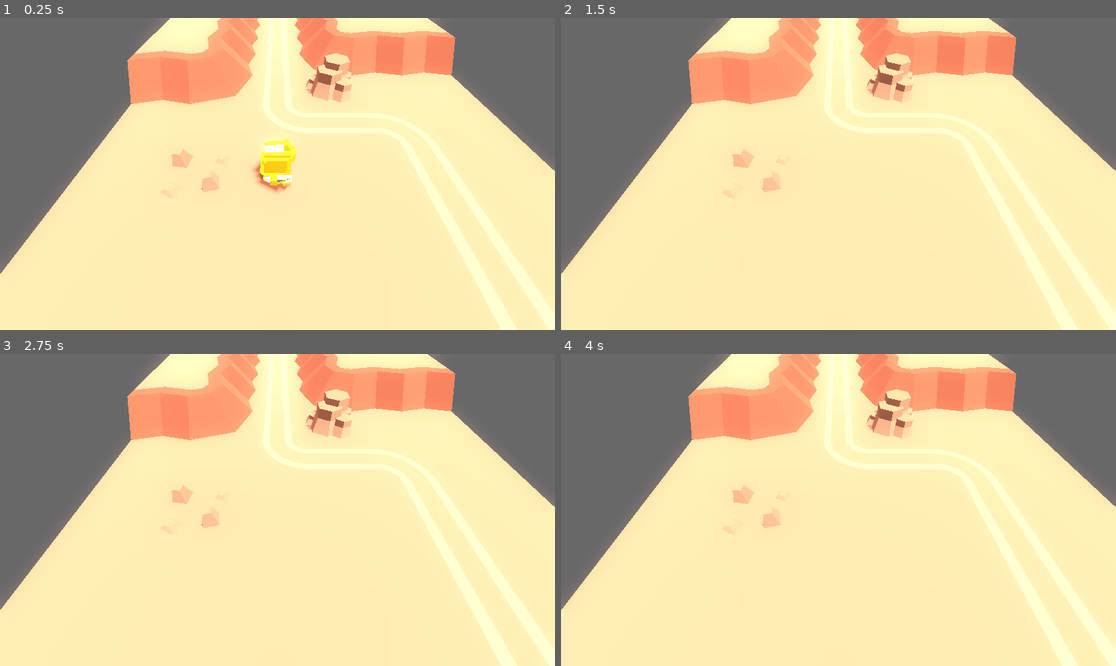
Above: before the commit, frames 1-4 (two rows, left to right).
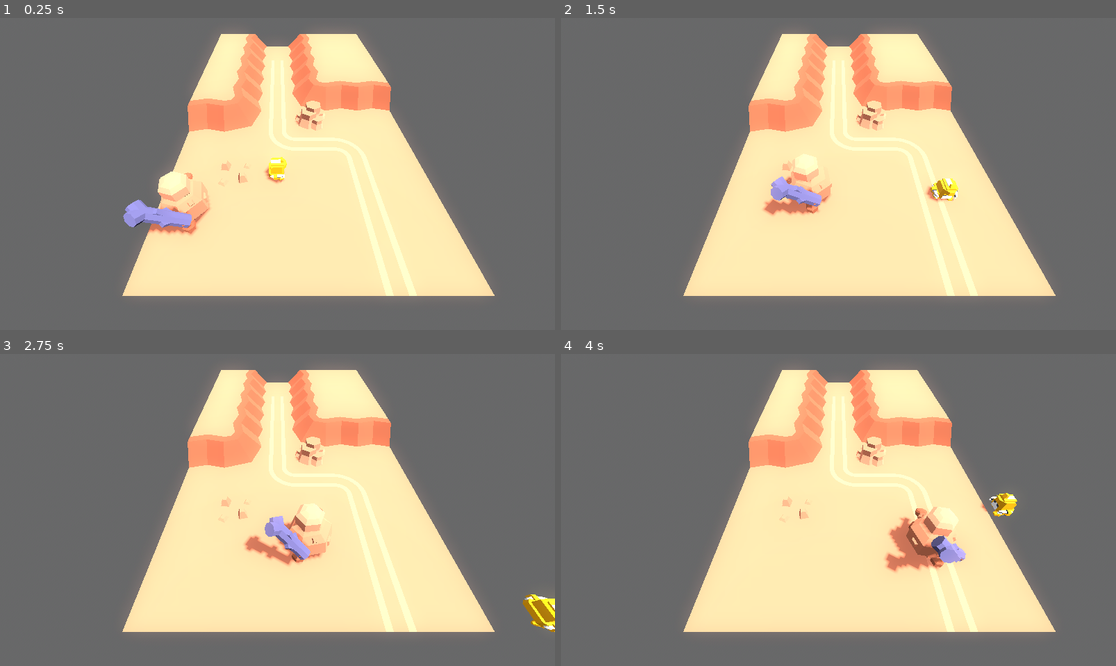
Above: after the commit, the same moments.

Repository: DreadBoy/children-of-the-parapet
Game: Godot game, scene res://scenes/test_scene.tscn
Same seed, same stepped clock (60 frames per second), same inputs: the game is played once before the commit and once after it.
Inputs:
- Up to frame 1 (0.25 s): no input
- Up to frame 2 (1.5 s): hold D (move_right) 0.53-1.28 s; hold S (move_down) from 1.28 s (still down)
- Up to frame 3 (2.75 s): release S (move_down) at 2.03 s; hold D (move_right) from 2.03 s (still down)
- Up to frame 4 (4 s): release D (move_right) at 2.78 s; hold W (move_up) 2.78-3.53 s; hold A (move_left) from 3.53 s (still down)

The runs differ from the first frame. In frame 1, 54% of the frame differs, in the area x 0-100%, y 0-100%; in frame 2, 54%; in frame 3, 54%; in frame 4, 54%.

Commit message:
Create model, animations and logic for boss 1

Diff:
--- /dev/null
+++ b/boss-1/boss-1-animated.tscn
@@ -0,0 +1,272 @@
+[gd_scene load_steps=18 format=3 uid="uid://sjgwdfki5mkk"]
+
+[ext_resource type="PackedScene" uid="uid://djy72h0pdkkau" path="res://boss-1/boss-1.glb" id="1_6h4u2"]
+
+[sub_resource type="Animation" id="Animation_xyfr1"]
+length = 0.001
+tracks/0/type = "value"
+tracks/0/imported = false
+tracks/0/enabled = true
+tracks/0/path = NodePath("meteor_detailed:position")
+tracks/0/interp = 1
+tracks/0/loop_wrap = true
+tracks/0/keys = {
+"times": PackedFloat32Array(0),
+"transitions": PackedFloat32Array(1),
+"update": 0,
+"values": [Vector3(1.11759e-08, 0.05, 0)]
+}
+tracks/1/type = "value"
+tracks/1/imported = false
+tracks/1/enabled = true
+tracks/1/path = NodePath("meteor_detailed:rotation")
+tracks/1/interp = 1
+tracks/1/loop_wrap = true
+tracks/1/keys = {
+"times": PackedFloat32Array(0),
+"transitions": PackedFloat32Array(1),
+"update": 0,
+"values": [Vector3(0, 0, 0)]
+}
+tracks/2/type = "value"
+tracks/2/imported = false
+tracks/2/enabled = true
+tracks/2/path = NodePath("meteor3:position")
+tracks/2/interp = 1
+tracks/2/loop_wrap = true
+tracks/2/keys = {
+"times": PackedFloat32Array(0),
+"transitions": PackedFloat32Array(1),
+"update": 0,
+"values": [Vector3(1.19209e-07, 0.65, 0)]
+}
+tracks/3/type = "value"
+tracks/3/imported = false
+tracks/3/enabled = true
+tracks/3/path = NodePath("meteor4:position")
+tracks/3/interp = 1
+tracks/3/loop_wrap = true
+tracks/3/keys = {
+"times": PackedFloat32Array(0),
+"transitions": PackedFloat32Array(1),
+"update": 0,
+"values": [Vector3(-0.45, 0.4, -0.07)]
+}
+tracks/4/type = "value"
+tracks/4/imported = false
+tracks/4/enabled = true
+tracks/4/path = NodePath("meteor5:position")
+tracks/4/interp = 1
+tracks/4/loop_wrap = true
+tracks/4/keys = {
+"times": PackedFloat32Array(0),
+"transitions": PackedFloat32Array(1),
+"update": 0,
+"values": [Vector3(0.55, 0.5, -0.07)]
+}
+tracks/5/type = "value"
+tracks/5/imported = false
+tracks/5/enabled = true
+tracks/5/path = NodePath("boss-1-club:position")
+tracks/5/interp = 1
+tracks/5/loop_wrap = true
+tracks/5/keys = {
+"times": PackedFloat32Array(0),
+"transitions": PackedFloat32Array(1),
+"update": 0,
+"values": [Vector3(0.535941, 0.60606, -0.0586393)]
+}
+tracks/6/type = "value"
+tracks/6/imported = false
+tracks/6/enabled = true
+tracks/6/path = NodePath("boss-1-club:rotation")
+tracks/6/interp = 1
+tracks/6/loop_wrap = true
+tracks/6/keys = {
+"times": PackedFloat32Array(0),
+"transitions": PackedFloat32Array(1),
+"update": 0,
+"values": [Vector3(0.785398, -1.35712e-07, -2.49761e-07)]
+}
+
+[sub_resource type="Animation" id="Animation_kns51"]
+resource_name = "walk"
+length = 2.0
+loop_mode = 1
+tracks/0/type = "value"
+tracks/0/imported = false
+tracks/0/enabled = true
+tracks/0/path = NodePath("meteor_detailed:position")
+tracks/0/interp = 1
+tracks/0/loop_wrap = true
+tracks/0/keys = {
+"times": PackedFloat32Array(0, 0.4, 1.3),
+"transitions": PackedFloat32Array(1, 1, 1),
+"update": 0,
+"values": [Vector3(1.11759e-08, 0.05, 0), Vector3(0, 0.03, 0), Vector3(1.11759e-08, 0.05, 0)]
+}
+tracks/1/type = "value"
+tracks/1/imported = false
+tracks/1/enabled = true
+tracks/1/path = NodePath("meteor3:position")
+tracks/1/interp = 1
+tracks/1/loop_wrap = true
+tracks/1/keys = {
+"times": PackedFloat32Array(0, 0.6, 1.5),
+"transitions": PackedFloat32Array(1, 1, 1),
+"update": 0,
+"values": [Vector3(1.19209e-07, 0.65, 0), Vector3(0, 0.63, 0), Vector3(1.19209e-07, 0.65, 0)]
+}
+tracks/2/type = "value"
+tracks/2/imported = false
+tracks/2/enabled = true
+tracks/2/path = NodePath("meteor4:position")
+tracks/2/interp = 1
+tracks/2/loop_wrap = true
+tracks/2/keys = {
+"times": PackedFloat32Array(0, 0.6, 1.5),
+"transitions": PackedFloat32Array(1, 1, 1),
+"update": 0,
+"values": [Vector3(-0.45, 0.4, -0.07), Vector3(-0.45, 0.38, -0.07), Vector3(-0.45, 0.4, -0.07)]
+}
+tracks/3/type = "value"
+tracks/3/imported = false
+tracks/3/enabled = true
+tracks/3/path = NodePath("meteor5:position")
+tracks/3/interp = 1
+tracks/3/loop_wrap = true
+tracks/3/keys = {
+"times": PackedFloat32Array(0, 0.6, 1.5),
+"transitions": PackedFloat32Array(1, 1, 1),
+"update": 0,
+"values": [Vector3(0.55, 0.5, -0.07), Vector3(0.55, 0.48, -0.07), Vector3(0.55, 0.5, -0.07)]
+}
+tracks/4/type = "value"
+tracks/4/imported = false
+tracks/4/enabled = true
+tracks/4/path = NodePath("boss-1-club:position")
+tracks/4/interp = 1
+tracks/4/loop_wrap = true
+tracks/4/keys = {
+"times": PackedFloat32Array(0, 0.6, 1.5),
+"transitions": PackedFloat32Array(1, 1, 1),
+"update": 0,
+"values": [Vector3(0.535941, 0.60606, -0.0586393), Vector3(0.536, 0.586, -0.059), Vector3(0.535941, 0.60606, -0.0586393)]
+}
+
+[sub_resource type="Animation" id="Animation_08s4i"]
+resource_name = "idle"
+length = 2.0
+loop_mode = 1
+tracks/0/type = "value"
+tracks/0/imported = false
+tracks/0/enabled = true
+tracks/0/path = NodePath("meteor_detailed:position")
+tracks/0/interp = 1
+tracks/0/loop_wrap = true
+tracks/0/keys = {
+"times": PackedFloat32Array(0, 0.6, 1.2, 1.7, 2),
+"transitions": PackedFloat32Array(1, 1, 1, 1, 1),
+"update": 0,
+"values": [Vector3(1.11759e-08, 0.05, 0), Vector3(1.11759e-08, 0.0228508, -0.153073), Vector3(1.11759e-08, 0.00953495, -0.063252), Vector3(1.11759e-08, -0.00534118, 0), Vector3(1.11759e-08, 0.05, 0)]
+}
+tracks/1/type = "value"
+tracks/1/imported = false
+tracks/1/enabled = true
+tracks/1/path = NodePath("meteor_detailed:rotation")
+tracks/1/interp = 1
+tracks/1/loop_wrap = true
+tracks/1/keys = {
+"times": PackedFloat32Array(0, 0.6, 1.2, 1.7, 2),
+"transitions": PackedFloat32Array(1, 1, 1, 1, 1),
+"update": 0,
+"values": [Vector3(0, 0, 0), Vector3(0.261799, 0, 0), Vector3(-0.0841772, 0, 0), Vector3(0, 0, 0), Vector3(0, 0, 0)]
+}
+
+[sub_resource type="Animation" id="Animation_x1e3t"]
+resource_name = "attack"
+length = 2.0
+tracks/0/type = "value"
+tracks/0/imported = false
+tracks/0/enabled = true
+tracks/0/path = NodePath("boss-1-club:rotation")
+tracks/0/interp = 1
+tracks/0/loop_wrap = true
+tracks/0/keys = {
+"times": PackedFloat32Array(0, 1, 1.2, 2),
+"transitions": PackedFloat32Array(1, 1, 1, 1),
+"update": 0,
+"values": [Vector3(0.785398, -1.35712e-07, -2.49761e-07), Vector3(1.5708, 0, 0), Vector3(-2.26893, 0, 0), Vector3(0.785398, -1.35712e-07, -2.49761e-07)]
+}
+
+[sub_resource type="AnimationLibrary" id="AnimationLibrary_aqjba"]
+_data = {
+"RESET": SubResource("Animation_xyfr1"),
+"attack": SubResource("Animation_x1e3t"),
+"idle": SubResource("Animation_kns51"),
+"walk": SubResource("Animation_08s4i")
+}
+
+[sub_resource type="AnimationNodeAnimation" id="AnimationNodeAnimation_4hvee"]
+animation = &"attack"
+
+[sub_resource type="AnimationNodeAnimation" id="AnimationNodeAnimation_e5fif"]
+animation = &"idle"
+
+[sub_resource type="AnimationNodeAnimation" id="AnimationNodeAnimation_lwyau"]
+animation = &"walk"
+
+[sub_resource type="AnimationNodeStateMachineTransition" id="AnimationNodeStateMachineTransition_p0cmf"]
+advance_mode = 2
+
+[sub_resource type="AnimationNodeStateMachineTransition" id="AnimationNodeStateMachineTransition_t6f0u"]
+
+[sub_resource type="AnimationNodeStateMachineTransition" id="AnimationNodeStateMachineTransition_a3j61"]
+
+[sub_resource type="AnimationNodeStateMachineTransition" id="AnimationNodeStateMachineTransition_2auy1"]
+
+[sub_resource type="AnimationNodeStateMachineTransition" id="AnimationNodeStateMachineTransition_j7v08"]
+
+[sub_resource type="AnimationNodeStateMachineTransition" id="AnimationNodeStateMachineTransition_wy38f"]
+switch_mode = 2
+advance_mode = 2
+
+[sub_resource type="AnimationNodeStateMachineTransition" id="AnimationNodeStateMachineTransition_r7at4"]
+
+[sub_resource type="AnimationNodeStateMachine" id="AnimationNodeStateMachine_8qu8q"]
+states/attack/node = SubResource("AnimationNodeAnimation_4hvee")
+states/attack/position = Vector2(618, 58)
+states/idle/node = SubResource("AnimationNodeAnimation_e5fif")
+states/idle/position = Vector2(381, 80)
+states/walk/node = SubResource("AnimationNodeAnimation_lwyau")
+states/walk/position = Vector2(381, 223)
+transitions = ["Start", "idle", SubResource("AnimationNodeStateMachineTransition_p0cmf"), "idle", "walk", SubResource("AnimationNodeStateMachineTransition_t6f0u"), "walk", "idle", SubResource("AnimationNodeStateMachineTransition_a3j61"), "idle", "attack", SubResource("AnimationNodeStateMachineTransition_2auy1"), "walk", "attack", SubResource("AnimationNodeStateMachineTransition_j7v08"), "attack", "idle", SubResource("AnimationNodeStateMachineTransition_wy38f"), "attack", "walk", SubResource("AnimationNodeStateMachineTransition_r7at4")]
+graph_offset = Vector2(-160, -38)
+
+[node name="boss-1" instance=ExtResource("1_6h4u2")]
+
+[node name="meteor_detailed" parent="." index="2"]
+transform = Transform3D(1, 0, 0, 0, 1, 0, 0, 0, 1, 1.11759e-08, 0.05, 0)
+
+[node name="meteor3" parent="." index="3"]
+transform = Transform3D(0.6, 0, 0, 0, 0.6, 0, 0, 0, 0.6, 1.19209e-07, 0.65, 0)
+
+[node name="meteor4" parent="." index="4"]
+transform = Transform3D(0.311769, -0.1125, 0, 0.18, 0.194856, 0, 0, 0, 0.225, -0.45, 0.4, -0.07)
+
+[node name="meteor5" parent="." index="5"]
+transform = Transform3D(0.311769, -0.1125, 0, 0.18, 0.194856, 0, 0, 0, 0.225, 0.55, 0.5, -0.07)
+
+[node name="boss-1-club" parent="." index="6"]
+transform = Transform3D(1, 1.53798e-07, -9.59628e-08, -1.76607e-07, 0.707107, -0.707107, -4.08954e-08, 0.707107, 0.707107, 0.535941, 0.60606, -0.0586393)
+
+[node name="AnimationPlayer" type="AnimationPlayer" parent="." index="7"]
+autoplay = "idle"
+libraries = {
+"": SubResource("AnimationLibrary_aqjba")
+}
+
+[node name="AnimationTree" type="AnimationTree" parent="." index="8"]
+tree_root = SubResource("AnimationNodeStateMachine_8qu8q")
+anim_player = NodePath("../AnimationPlayer")
+active = true
--- /dev/null
+++ b/boss-1/boss-1.gd
@@ -0,0 +1,40 @@
+extends CharacterBody3D
+
+@export var speed = 1
+@export var turn_speed = 3
+@export var attack_range = 1
+@export var attack_angle = 30
+
+@export var player: Node3D
+
+@onready var state_machine = $Pivot/"boss-1"/AnimationTree["parameters/playback"]
+
+func _ready():
+	state_machine.travel("idle")
+
+func _physics_process(delta):
+
+	var state = state_machine.get_current_node()
+
+	if state == "idle" and _should_move_closer():
+		_look_after_player(delta)
+		state_machine.travel("walk")
+	elif state == "idle":
+		_look_after_player(delta)
+		state_machine.travel("attack")
+	elif state == "walk" and _should_move_closer():
+		_look_after_player(delta)
+		velocity = Vector3.FORWARD * speed
+		velocity = velocity.rotated(Vector3.UP, rotation.y)
+		move_and_slide()
+	elif state == "walk":
+		_look_after_player(delta)
+		state_machine.travel("attack")
+
+func _should_move_closer():
+	var range = player.transform.origin.distance_to(transform.origin)
+	var angle = (-transform.basis.z).angle_to(player.transform.origin - transform.origin)
+	return range > attack_range or  angle >  deg_to_rad(attack_angle)
+
+func _look_after_player(delta):
+	transform = transform.interpolate_with(transform.looking_at(player.transform.origin, Vector3.UP), delta * turn_speed)
--- /dev/null
+++ b/boss-1/boss-1.tscn
@@ -0,0 +1,19 @@
+[gd_scene load_steps=4 format=3 uid="uid://bj3xcmibrysj"]
+
+[ext_resource type="PackedScene" uid="uid://sjgwdfki5mkk" path="res://boss-1/boss-1-animated.tscn" id="1_p3wxu"]
+[ext_resource type="Script" path="res://boss-1/boss-1.gd" id="2_x6cpu"]
+
+[sub_resource type="CylinderShape3D" id="CylinderShape3D_25s40"]
+height = 1.2
+radius = 0.45
+
+[node name="boss-1" type="CharacterBody3D"]
+script = ExtResource("2_x6cpu")
+
+[node name="Pivot" type="Node3D" parent="."]
+
+[node name="boss-1" parent="Pivot" instance=ExtResource("1_p3wxu")]
+
+[node name="CollisionShape3D" type="CollisionShape3D" parent="."]
+transform = Transform3D(1, 0, 0, 0, 1, 0, 0, 0, 1, 0, 0.6, 0)
+shape = SubResource("CylinderShape3D_25s40")
--- a/character/character.gd
+++ b/character/character.gd
@@ -1,15 +1,12 @@
 extends CharacterBody3D
 
-# How fast the player moves in meters per second.
-@export var speed = 14
-# The downward acceleration when in the air, in meters per second squared.
-@export var fall_acceleration = 75
+@export var speed = 3
+
+@onready var state_machine = $Pivot/character/AnimationTree["parameters/playback"]
 
 var target_velocity = Vector3.ZERO
-var state_machine
 
 func _ready():
-	state_machine = $Pivot/character/AnimationTree["parameters/playback"]
 	state_machine.travel("idle")
 
 func _physics_process(delta):
@@ -30,14 +27,10 @@
 	target_velocity.x = direction.x * speed
 	target_velocity.z = direction.z * speed
 
-	if not is_on_floor():
-		target_velocity.y = target_velocity.y - (fall_acceleration * delta)
-	else:
-		target_velocity.y = 0
-
 	velocity = target_velocity
 
-	$Pivot.look_at(position + direction, Vector3.UP)
+	if direction != Vector3.ZERO:
+		$Pivot.look_at(position + direction, Vector3.UP)
 	move_and_slide()
 
 	if direction != Vector3.ZERO and state_machine.get_current_node() != "walk":
--- a/character/character.tscn
+++ b/character/character.tscn
@@ -3,7 +3,9 @@
 [ext_resource type="Script" path="res://character/character.gd" id="1_gwvqf"]
 [ext_resource type="PackedScene" uid="uid://dcmyqmfil7rd7" path="res://character/character-animated.tscn" id="2_hs8lr"]
 
-[sub_resource type="BoxShape3D" id="BoxShape3D_5ttfw"]
+[sub_resource type="CylinderShape3D" id="CylinderShape3D_4fxg6"]
+height = 0.5
+radius = 0.25
 
 [node name="character" type="CharacterBody3D"]
 script = ExtResource("1_gwvqf")
@@ -14,5 +16,5 @@
 transform = Transform3D(-4.37114e-08, 0, 1, 0, 1, 0, -1, 0, -4.37114e-08, 0, 0, 0)
 
 [node name="CollisionShape3D" type="CollisionShape3D" parent="."]
-transform = Transform3D(0.4, 0, 0, 0, 0.4, 0, 0, 0, 0.4, 0, 0.2, 0)
-shape = SubResource("BoxShape3D_5ttfw")
+transform = Transform3D(1, 0, 0, 0, 1, 0, 0, 0, 1, 0, 0.25, 0)
+shape = SubResource("CylinderShape3D_4fxg6")
--- a/scenes/test_scene.tscn
+++ b/scenes/test_scene.tscn
@@ -1,7 +1,8 @@
-[gd_scene load_steps=11 format=3 uid="uid://bjx5wdxhqeuo3"]
+[gd_scene load_steps=12 format=3 uid="uid://bjx5wdxhqeuo3"]
 
 [ext_resource type="PackedScene" uid="uid://dw53w3dfoykvq" path="res://character/character.tscn" id="2_0x6iv"]
 [ext_resource type="PackedScene" uid="uid://dji1xlnnies6l" path="res://terrain/terrain.glb" id="2_p36t4"]
+[ext_resource type="PackedScene" uid="uid://bj3xcmibrysj" path="res://boss-1/boss-1.tscn" id="3_knmy5"]
 
 [sub_resource type="ProceduralSkyMaterial" id="ProceduralSkyMaterial_uupyu"]
 sky_top_color = Color(1, 1, 1, 1)
@@ -62,16 +63,21 @@
 [node name="CollisionShape3D4" type="CollisionShape3D" parent="StaticBody3D"]
 transform = Transform3D(1, 0, 0, 0, 1, 0, 0, 0, 1, -2, 0, -1)
 shape = SubResource("BoxShape3D_mpbq2")
+disabled = true
 
 [node name="CollisionShape3D5" type="CollisionShape3D" parent="StaticBody3D"]
 transform = Transform3D(1, 0, 0, 0, 1, 0, 0, 0, 1, 0, 0, 1)
 shape = SubResource("BoxShape3D_2uaa8")
-
-[node name="character" parent="." instance=ExtResource("2_0x6iv")]
-speed = 5
+disabled = true
 
 [node name="CameraPivot" type="Marker3D" parent="."]
 
 [node name="Camera3D" type="Camera3D" parent="CameraPivot"]
-transform = Transform3D(-4.37114e-08, -0.788011, 0.615662, 0, 0.615662, 0.788011, -1, 3.44451e-08, -2.69114e-08, 1.57566, 2, 0)
+transform = Transform3D(-4.37114e-08, -0.788011, 0.615662, 0, 0.615662, 0.788011, -1, 3.4445e-08, -2.69114e-08, 2.97196, 3.78718, -6.10342e-08)
 size = 5.0
+
+[node name="character" parent="." instance=ExtResource("2_0x6iv")]
+
+[node name="boss-1" parent="." node_paths=PackedStringArray("player") instance=ExtResource("3_knmy5")]
+transform = Transform3D(1, 0, 0, 0, 1, 0, 0, 0, 1, 1, 0, 2)
+player = NodePath("../character")
Binary file added: boss-1/boss-1.glb
Not shown, added: boss-1/boss-1.glb.import
Not shown: 1 places in character/character-animated.tscn that only renumber resources
Not shown, added: models/boss-1-club.mtl
Not shown, added: models/boss-1-club.obj
Not shown, added: models/boss-1-club.obj.import
Not shown, changed: README.md
Not shown, added: models/boss-1.model
